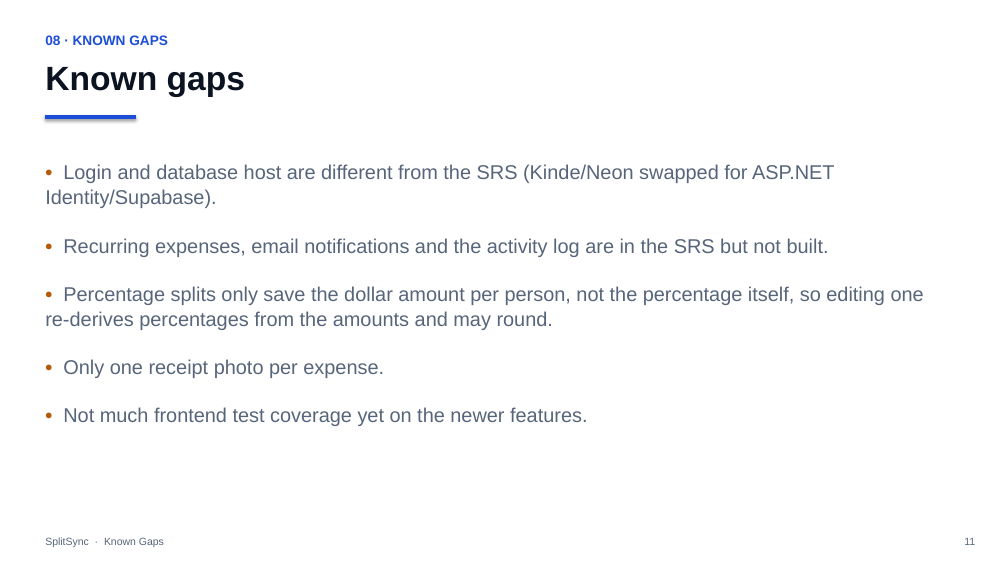
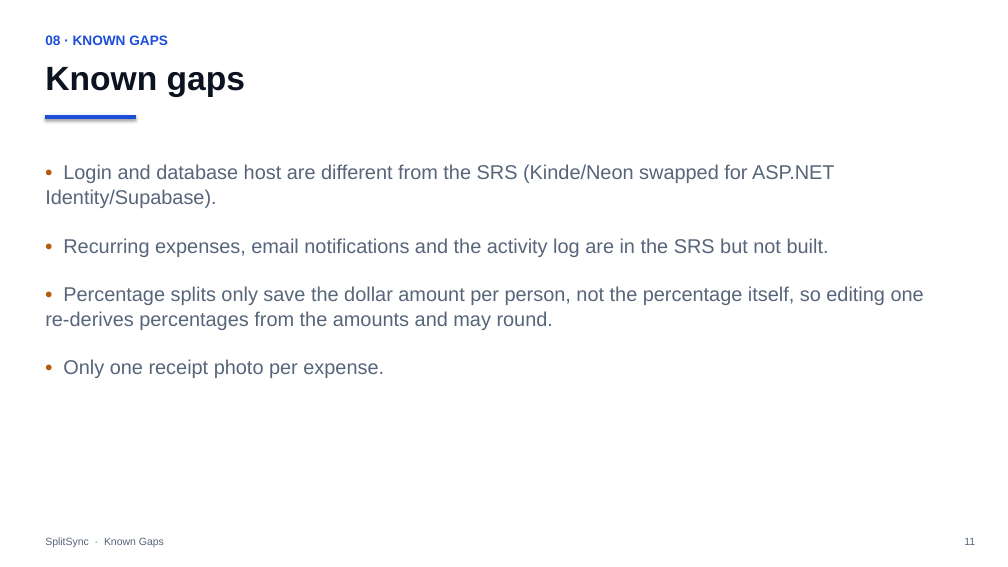
Before and after one commit to ams-sth/group01_software_project, a slide deck: slide 11 of Documentation/SplitSync_Presentation.pptx. Drawn at 1008x567 pixels with LibreOffice and Linux fonts; fonts in the diff are those of the drawing. Boxes give left, top, right and bottom in pixels: in the first picture for what was removed or moved away, otherwise in the second. Text is boxed around its words. In the diff, an @@ line names an element or a change of style, - is before the commit and + after.

```diff
--- a/Documentation/SplitSync_Presentation.pptx
+++ b/Documentation/SplitSync_Presentation.pptx
@@ text at <box>63,407,587,426</box>: paragraph removed @@
-• Not much frontend test coverage yet on the newer features.
```
Also in this commit, not shown: 2 other slides changed, 1 other file.
